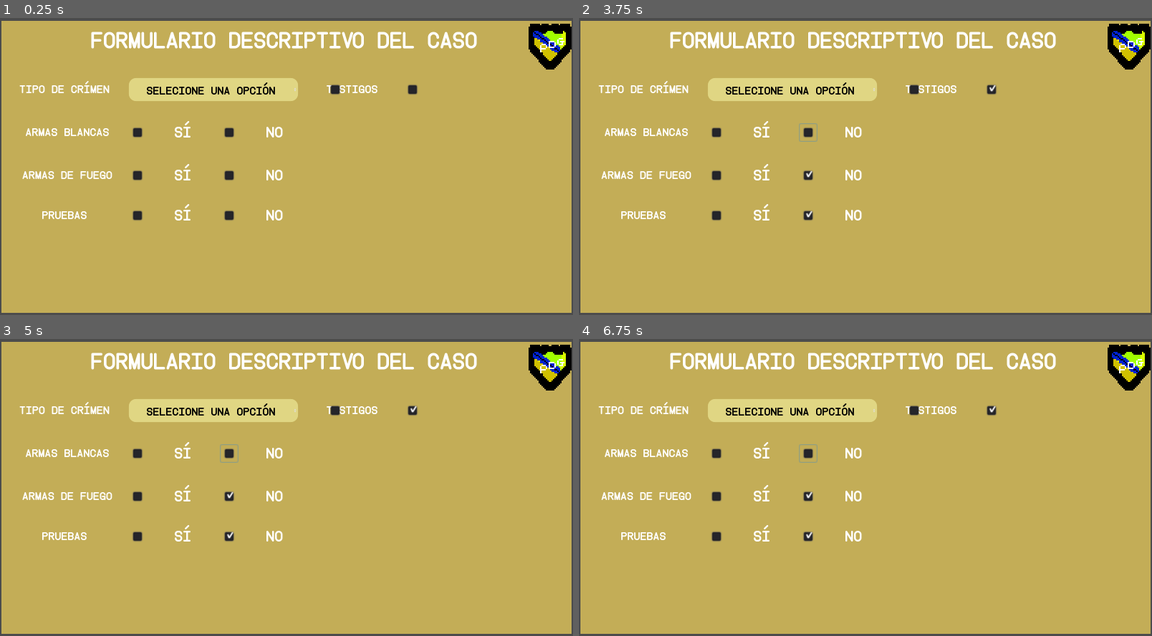
Above: before the commit, frames 1-4 (two rows, left to right).
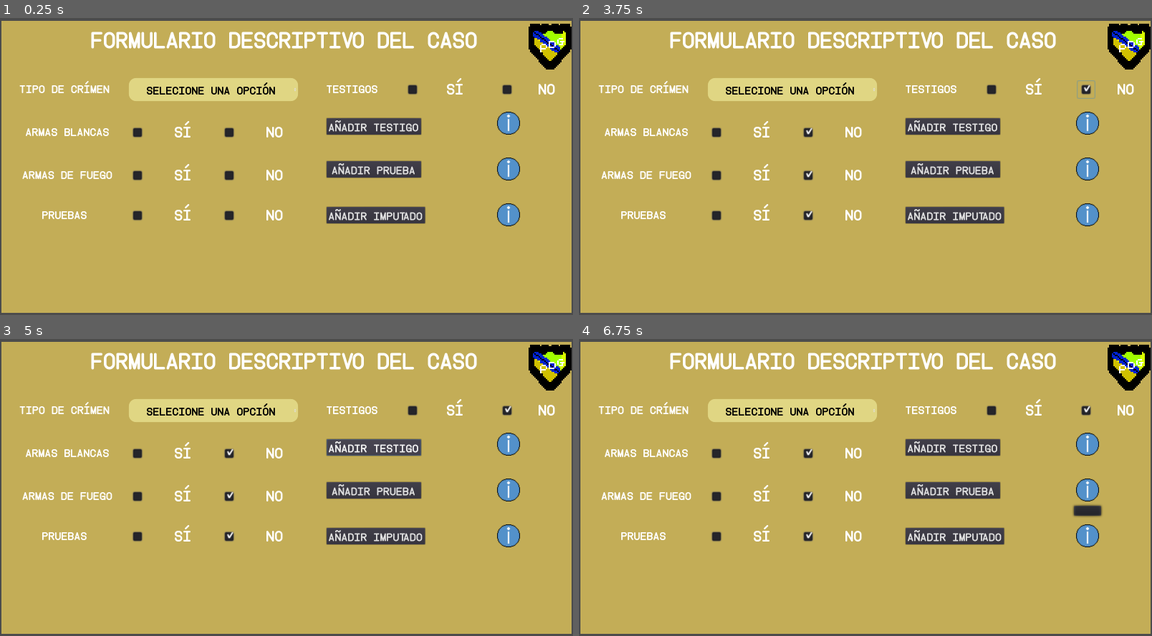
Above: after the commit, the same moments.

Repository: Gonfer73/Proyectx1
Game: Godot game, scene res://SCENES/case_!_2.tscn
The game is run twice, just before and just after one commit, with the same random seed, the same clock (stepped at 60 frames per second) and the same inputs. This scene is started directly instead of the project's main scene.
Inputs (mouse positions are in pixels of both pictures, inside the frame that each line leads up to):
- Up to frame 1 (0.25 s): no input
- Up to frame 2 (3.75 s): click "NO" at 0.5 s; click "NO" at 1.25 s; click "NO" at 2 s; click (991, 89) at 2.75 s; click "NO" at 3.5 s
- Up to frame 3 (5 s): click (372, 448) at 4.25 s, where only the run after the commit has a clickable "AÑADIR TESTIGO"
- Up to frame 4 (6.75 s): click (1088, 442) at 5.02 s; click (951, 490) at 5.75 s, where only the run after the commit has a clickable "AÑADIR PRUEBA"; click (1088, 490) at 6.52 s

The runs differ from the first frame. In frame 1, 4.1% of the frame differs, in the area x 56-97%, y 20-71%; in frame 2, 4.2%; in frame 3, 4.1%; in frame 4, 4.4%, in the area x 38-97%, y 20-71%.

Commit message:
Updated main and case_1_2 scenes

Diff:
--- a/SCENES/case_!_2.tscn
+++ b/SCENES/case_!_2.tscn
@@ -1,9 +1,10 @@
-[gd_scene load_steps=15 format=2]
+[gd_scene load_steps=19 format=2]
 
 [ext_resource path="res://SPRITES/screen-1.png" type="Texture" id=1]
 [ext_resource path="res://SPRITES/Instruction Bold.otf" type="DynamicFontData" id=2]
 [ext_resource path="res://SPRITES/PDG_symbol.png" type="Texture" id=3]
 [ext_resource path="res://SCRIPTS/case_!_2.gd" type="Script" id=4]
+[ext_resource path="res://SPRITES/info_button.png" type="Texture" id=5]
 
 [sub_resource type="DynamicFont" id=1]
 size = 30
@@ -23,20 +24,6 @@
 corner_radius_bottom_right = 20
 corner_radius_bottom_left = 20
 
-[sub_resource type="StyleBoxFlat" id=7]
-bg_color = Color( 0.878431, 0.839216, 0.513726, 1 )
-corner_radius_top_left = 20
-corner_radius_top_right = 20
-corner_radius_bottom_right = 20
-corner_radius_bottom_left = 20
-
-[sub_resource type="StyleBoxFlat" id=8]
-bg_color = Color( 0.878431, 0.839216, 0.513726, 1 )
-corner_radius_top_left = 20
-corner_radius_top_right = 20
-corner_radius_bottom_right = 20
-corner_radius_bottom_left = 20
-
 [sub_resource type="StyleBoxFlat" id=4]
 bg_color = Color( 0.878431, 0.839216, 0.513726, 1 )
 corner_radius_top_left = 20
@@ -44,20 +31,46 @@
 corner_radius_bottom_right = 20
 corner_radius_bottom_left = 20
 
-[sub_resource type="DynamicFont" id=5]
+[sub_resource type="StyleBoxFlat" id=5]
+bg_color = Color( 0.878431, 0.839216, 0.513726, 1 )
+corner_radius_top_left = 20
+corner_radius_top_right = 20
+corner_radius_bottom_right = 20
+corner_radius_bottom_left = 20
+
+[sub_resource type="StyleBoxFlat" id=6]
+bg_color = Color( 0.878431, 0.839216, 0.513726, 1 )
+corner_radius_top_left = 20
+corner_radius_top_right = 20
+corner_radius_bottom_right = 20
+corner_radius_bottom_left = 20
+
+[sub_resource type="DynamicFont" id=7]
 size = 30
 font_data = ExtResource( 2 )
 
+[sub_resource type="DynamicFont" id=8]
+size = 20
+font_data = ExtResource( 2 )
+
 [sub_resource type="DynamicFont" id=9]
+size = 30
+font_data = ExtResource( 2 )
+
+[sub_resource type="DynamicFont" id=11]
 size = 20
 font_data = ExtResource( 2 )
 
+[sub_resource type="DynamicFont" id=12]
+size = 20
+font_data = ExtResource( 2 )
+
 [sub_resource type="DynamicFont" id=10]
+size = 60
+font_data = ExtResource( 2 )
+
+[sub_resource type="DynamicFont" id=13]
 size = 30
-font_data = ExtResource( 2 )
-
-[sub_resource type="DynamicFont" id=6]
-size = 60
 font_data = ExtResource( 2 )
 
 [node name="case_!_2" type="Node2D"]
@@ -87,10 +100,10 @@
 margin_bottom = 56.0
 custom_styles/hover = SubResource( 2 )
 custom_styles/pressed = SubResource( 3 )
-custom_styles/focus = SubResource( 7 )
-custom_styles/disabled = SubResource( 8 )
-custom_styles/normal = SubResource( 4 )
-custom_fonts/font = SubResource( 5 )
+custom_styles/focus = SubResource( 4 )
+custom_styles/disabled = SubResource( 5 )
+custom_styles/normal = SubResource( 6 )
+custom_fonts/font = SubResource( 7 )
 custom_colors/font_color_disabled = Color( 0, 0, 0, 1 )
 custom_colors/font_color = Color( 0, 0, 0, 1 )
 custom_colors/font_color_hover = Color( 0, 0, 0, 1 )
@@ -127,7 +140,7 @@
 margin_top = -4.0
 margin_right = 104.0
 margin_bottom = 36.0
-custom_fonts/font = SubResource( 9 )
+custom_fonts/font = SubResource( 8 )
 text = "Sí"
 
 [node name="check_box_1" type="CheckBox" parent="crimes_lb_2"]
@@ -144,7 +157,7 @@
 margin_top = -4.0
 margin_right = 104.0
 margin_bottom = 36.0
-custom_fonts/font = SubResource( 9 )
+custom_fonts/font = SubResource( 8 )
 text = "NO"
 __meta__ = {
 "_edit_use_anchors_": false
@@ -178,7 +191,7 @@
 margin_top = -4.0
 margin_right = 104.0
 margin_bottom = 36.0
-custom_fonts/font = SubResource( 9 )
+custom_fonts/font = SubResource( 8 )
 text = "Sí"
 
 [node name="check_box_3" type="CheckBox" parent="crimes_lb_3"]
@@ -195,7 +208,7 @@
 margin_top = -4.0
 margin_right = 104.0
 margin_bottom = 36.0
-custom_fonts/font = SubResource( 9 )
+custom_fonts/font = SubResource( 8 )
 text = "NO"
 __meta__ = {
 "_edit_use_anchors_": false
@@ -229,7 +242,7 @@
 margin_top = -4.0
 margin_right = 104.0
 margin_bottom = 36.0
-custom_fonts/font = SubResource( 9 )
+custom_fonts/font = SubResource( 8 )
 text = "Sí"
 
 [node name="check_box_5" type="CheckBox" parent="crimes_lb_4"]
@@ -246,7 +259,7 @@
 margin_top = -4.0
 margin_right = 104.0
 margin_bottom = 36.0
-custom_fonts/font = SubResource( 9 )
+custom_fonts/font = SubResource( 8 )
 text = "NO"
 __meta__ = {
 "_edit_use_anchors_": false
@@ -257,7 +270,7 @@
 margin_top = 176.0
 margin_right = 1056.0
 margin_bottom = 216.0
-custom_fonts/font = SubResource( 10 )
+custom_fonts/font = SubResource( 9 )
 text = "TESTIGOS"
 align = 1
 __meta__ = {
@@ -271,17 +284,26 @@
 rect_scale = Vector2( 2, 2 )
 
 [node name="check_box_6_lb" type="Label" parent="crimes_lb_5/check_box_6"]
-margin_right = 40.0
-margin_bottom = 14.0
+margin_left = 60.0
+margin_top = -4.0
+margin_right = 100.0
+margin_bottom = 23.0
+custom_fonts/font = SubResource( 11 )
+text = "SÍ"
 
 [node name="check_box_7" type="CheckBox" parent="crimes_lb_5"]
-margin_right = 24.0
+margin_left = 480.0
+margin_right = 504.0
 margin_bottom = 24.0
 rect_scale = Vector2( 2, 2 )
 
 [node name="check_box_7_lb" type="Label" parent="crimes_lb_5/check_box_7"]
-margin_right = 40.0
-margin_bottom = 14.0
+margin_left = 56.0
+margin_top = -4.0
+margin_right = 96.0
+margin_bottom = 23.0
+custom_fonts/font = SubResource( 12 )
+text = "NO"
 __meta__ = {
 "_edit_use_anchors_": false
 }
@@ -296,8 +318,76 @@
 margin_top = 16.0
 margin_right = 1341.0
 margin_bottom = 96.0
-custom_fonts/font = SubResource( 6 )
+custom_fonts/font = SubResource( 10 )
 text = "FORMULARIO DESCRIPTIVO DEL CASO"
+__meta__ = {
+"_edit_use_anchors_": false
+}
+
+[node name="crimes_button_1" type="Button" parent="."]
+margin_left = 912.0
+margin_top = 280.0
+margin_right = 1176.0
+margin_bottom = 326.0
+custom_fonts/font = SubResource( 13 )
+text = "AÑADIR TESTIGO"
+__meta__ = {
+"_edit_use_anchors_": false
+}
+
+[node name="crimes_button_1_pop_up" type="MenuButton" parent="crimes_button_1"]
+margin_left = 464.0
+margin_top = -24.0
+margin_right = 508.0
+margin_bottom = 14.0
+rect_scale = Vector2( 2, 2 )
+icon = ExtResource( 5 )
+__meta__ = {
+"_edit_use_anchors_": false
+}
+
+[node name="crimes_button_2" type="Button" parent="."]
+margin_left = 912.0
+margin_top = 400.0
+margin_right = 1176.0
+margin_bottom = 446.0
+custom_fonts/font = SubResource( 13 )
+text = "AÑADIR PRUEBA"
+__meta__ = {
+"_edit_use_anchors_": false
+}
+
+[node name="crimes_button_2_pop_up" type="MenuButton" parent="crimes_button_2"]
+margin_left = 464.0
+margin_top = -16.0
+margin_right = 508.0
+margin_bottom = 22.0
+rect_scale = Vector2( 2, 2 )
+focus_mode = 2
+icon = ExtResource( 5 )
+__meta__ = {
+"_edit_use_anchors_": false
+}
+
+[node name="crimes_button_3" type="Button" parent="."]
+margin_left = 912.0
+margin_top = 528.0
+margin_right = 1176.0
+margin_bottom = 574.0
+custom_fonts/font = SubResource( 13 )
+text = "AÑADIR IMPUTADO"
+__meta__ = {
+"_edit_use_anchors_": false
+}
+
+[node name="crimes_button_3_pop_up" type="MenuButton" parent="crimes_button_3"]
+margin_left = 464.0
+margin_top = -16.0
+margin_right = 508.0
+margin_bottom = 22.0
+rect_scale = Vector2( 2, 2 )
+focus_mode = 2
+icon = ExtResource( 5 )
 __meta__ = {
 "_edit_use_anchors_": false
 }
@@ -308,3 +398,8 @@
 [connection signal="pressed" from="crimes_lb_3/check_box_3" to="." method="_on_check_box_3_pressed"]
 [connection signal="pressed" from="crimes_lb_4/check_box_4" to="." method="_on_check_box_4_pressed"]
 [connection signal="pressed" from="crimes_lb_4/check_box_5" to="." method="_on_check_box_5_pressed"]
+[connection signal="pressed" from="crimes_lb_5/check_box_6" to="." method="_on_check_box_6_pressed"]
+[connection signal="pressed" from="crimes_lb_5/check_box_7" to="." method="_on_check_box_7_pressed"]
+[connection signal="mouse_exited" from="crimes_button_1/crimes_button_1_pop_up" to="." method="_on_crimes_button_1_pop_up_mouse_exited"]
+[connection signal="mouse_exited" from="crimes_button_2/crimes_button_2_pop_up" to="." method="_on_crimes_button_2_pop_up_mouse_exited"]
+[connection signal="mouse_exited" from="crimes_button_3/crimes_button_3_pop_up" to="." method="_on_crimes_button_3_pop_up_mouse_exited"]
